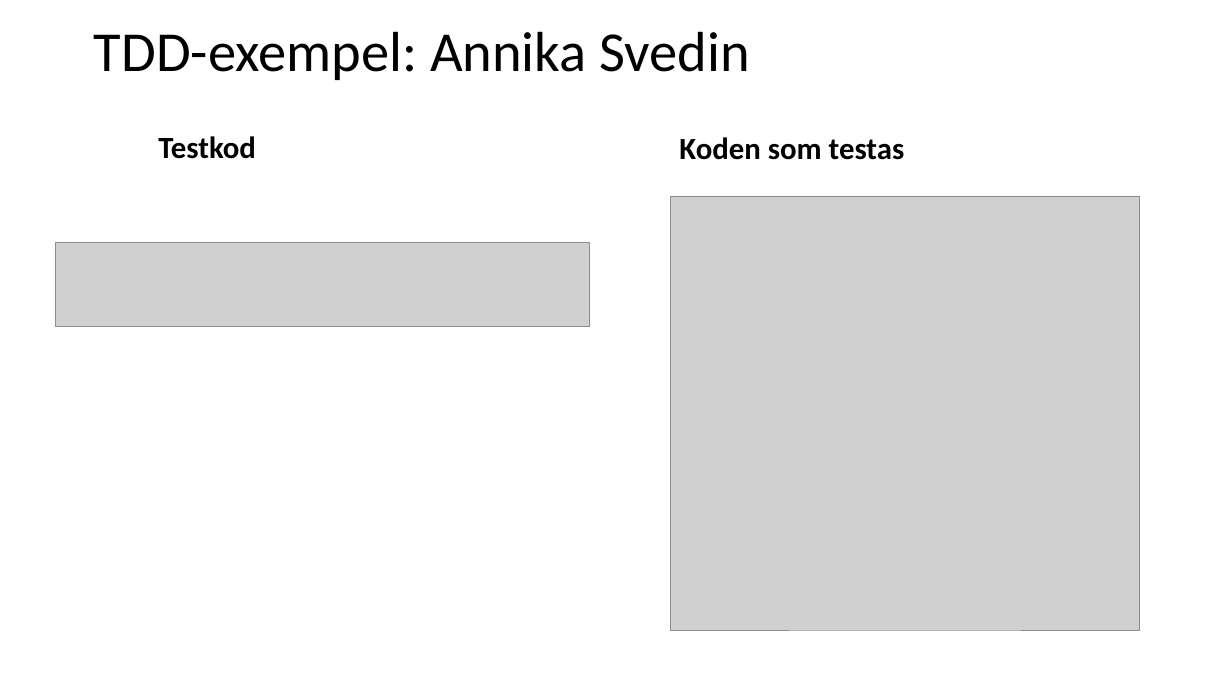
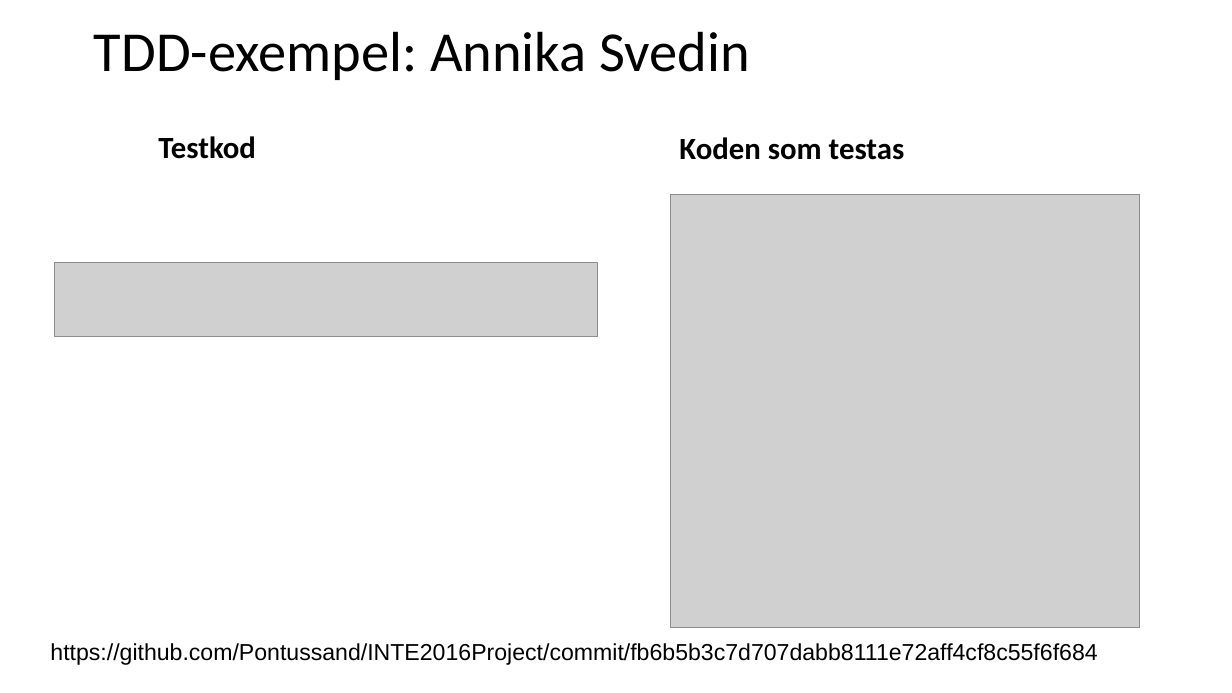
Before and after one commit to Pontussand/INTE2016Project, a slide deck: slide 7 of reports/Slutredovisning/slutredovisning_grupp2.pptx. Drawn at 1232x693 pixels with LibreOffice and Linux fonts; fonts in the diff are those of the drawing; grey boxes stand for pictures. Boxes give left, top, right and bottom in pixels: in the first picture for what was removed or moved away, otherwise in the second. Text is boxed around its words. In the diff, an @@ line names an element or a change of style, - is before the commit and + after.

```diff
--- a/reports/Slutredovisning/slutredovisning_grupp2.pptx
+++ b/reports/Slutredovisning/slutredovisning_grupp2.pptx
@@ picture resized from (x1=56, y1=242, x2=590, y2=327) to (x1=55, y1=262, x2=598, y2=336) @@
@@ text added at (x1=50, y1=643, x2=1097, y2=665), 18 pt, text #000000 @@
+https://github.com/Pontussand/INTE2016Project/commit/fb6b5b3c7d707dabb8111e72aff4cf8c55f6f684
```
Also in this commit, not shown: 13 other slides changed, 8 slides added, 6 slides removed, 4 other files.
